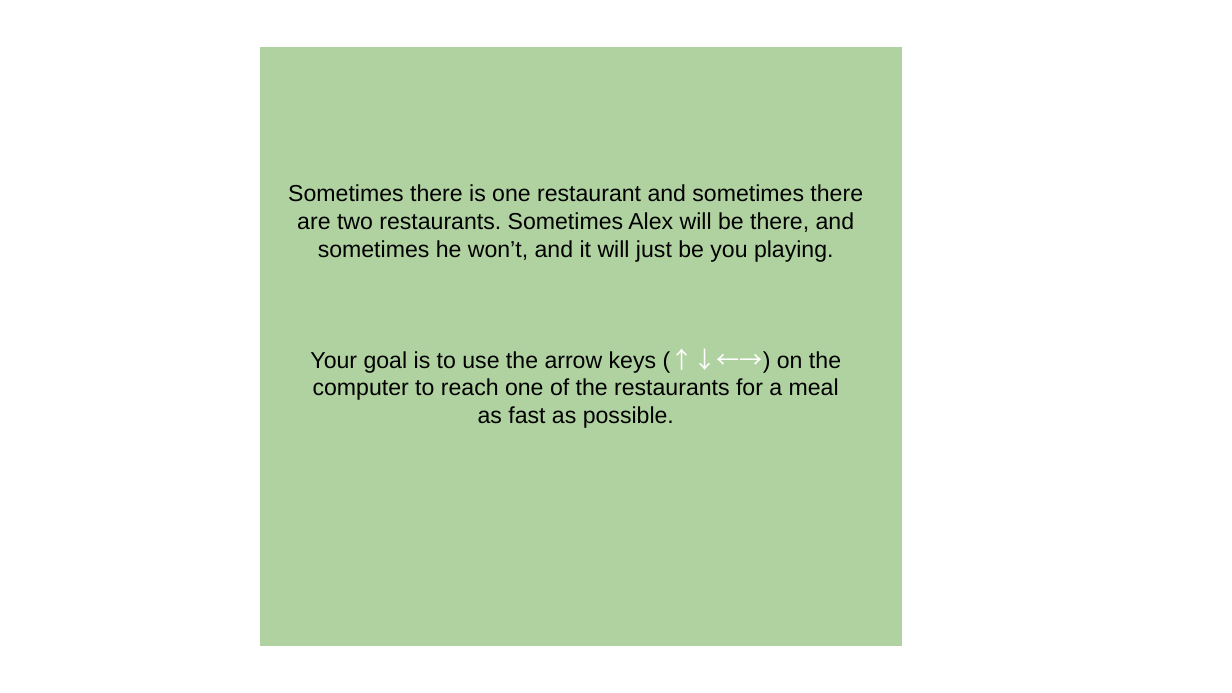
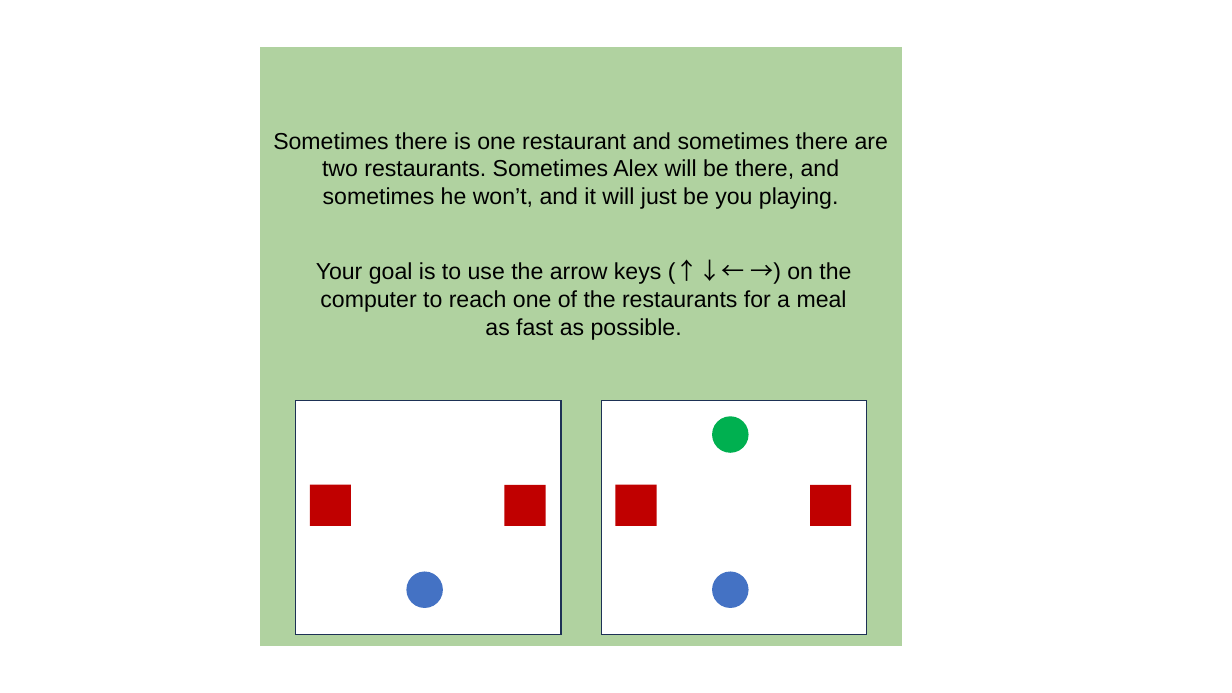
Before and after one commit to chengshaozhe/DukeVIP, a slide deck: slide 2 of SCC-version1.1/introduction_text.pptx (slide 8 before the commit). Drawn at 1232x693 pixels with LibreOffice and Linux fonts; fonts in the diff are those of the drawing. Boxes give left, top, right and bottom in pixels: in the first picture for what was removed or moved away, otherwise in the second. Text is boxed around its words. In the diff, an @@ line names an element or a change of style, - is before the commit and + after.

```diff
--- a/SCC-version1.1/introduction_text.pptx
+++ b/SCC-version1.1/introduction_text.pptx
@@ text added at box(273, 132, 888, 209), 18 pt, text #000000 @@
+Sometimes there is one restaurant and sometimes there are two restaurants. Sometimes Alex will be there, and sometimes he won’t, and it will just be you playing.
@@ text in rectangle at box(288, 184, 863, 428): text removed @@
-Sometimes there is one restaurant and sometimes there are two restaurants. Sometimes Alex will be there, and sometimes he won’t, and it will just be you playing.
-Your goal is to use the arrow keys (↑↓←→) on the computer to reach one of the restaurants for a meal
-as fast as possible.
@@ text added at box(316, 262, 851, 340), 18 pt, text #000000 @@
+Your goal is to use the arrow keys (↑↓← →) on the computer to reach one of the restaurants for a meal
+as fast as possible.
@@ group added at box(296, 400, 562, 635): 3 rectangles, 1 ellipse @@
@@ group added at box(602, 400, 868, 635): 3 rectangles, 2 ellipses @@
```
Also in this commit, not shown: 1 other slide changed, 4 other files.
